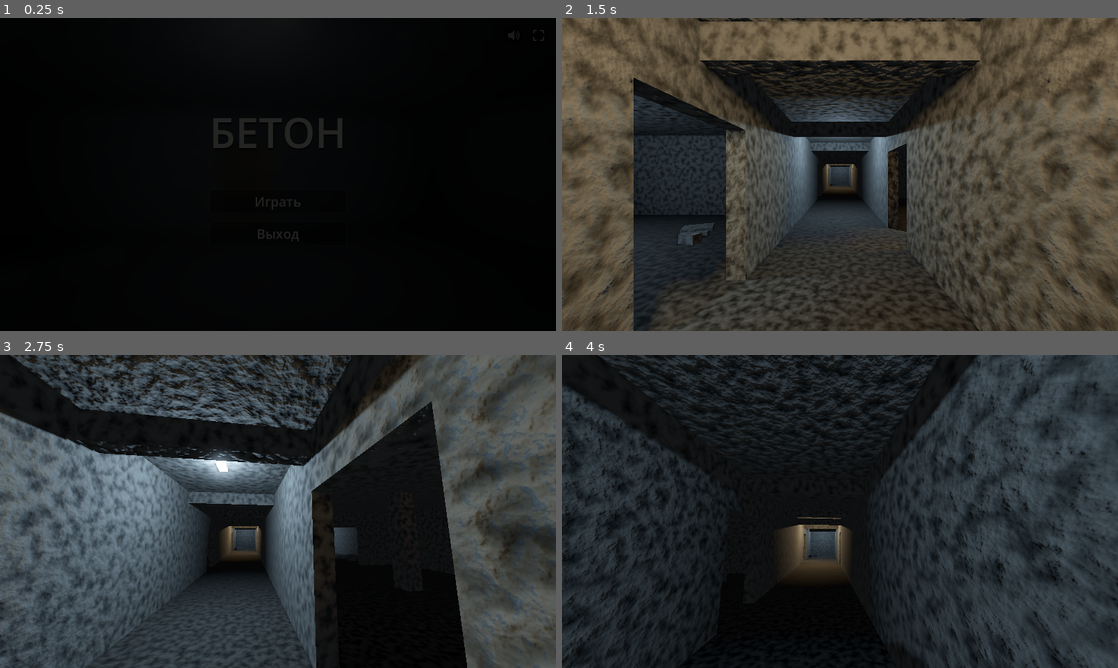
Above: before the commit, frames 1-4 (two rows, left to right).
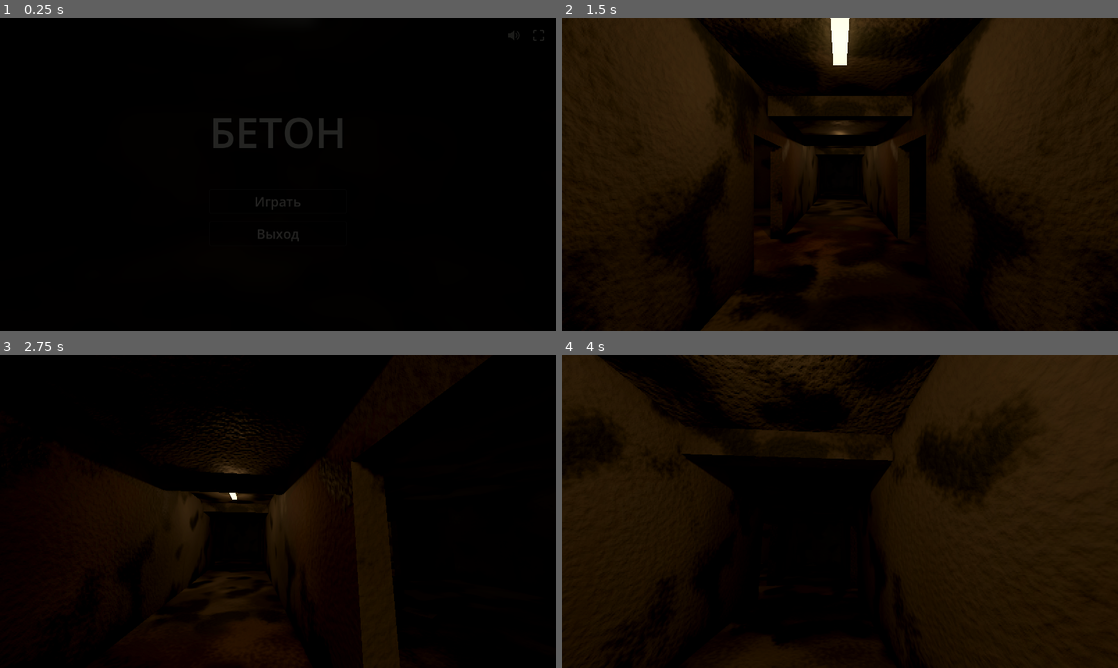
Above: after the commit, the same moments.

Repository: volinadtim/german-games
Game: Godot game, scene res://main.tscn
Two runs of this game, one before a commit and one after it. Both use one fixed random seed, a clock stepped at 60 frames per second and the inputs below.
Inputs (mouse positions are in pixels of both pictures, inside the frame that each line leads up to):
- Up to frame 1 (0.25 s): no input
- Up to frame 2 (1.5 s): click "Играть" at 0.5 s; click "Играть" at 1.25 s
- Up to frame 3 (2.75 s): move the mouse to (305, 511) at 2.02 s; hold W (move_forward) from 2.03 s (still down); hold Shift (sprint) from 2.03 s (still down)
- Up to frame 4 (4 s): keep holding W (move_forward); move the mouse to (812, 511) at 2.77 s; release Shift (sprint) at 2.78 s; tap Shift (sprint) at 2.85 s; move the mouse to (851, 505) at 3.52 s; hold Shift (sprint) from 3.53 s (still down)

The runs differ from the first frame. In frame 2, 92% of the frame differs, in the area x 0-100%, y 0-100%; in frame 3, 72%; in frame 4, 70%.

Commit message:
concrete-halls: тёплый свет, короче коридор, 4 комнаты, шейдер бетона (плесень, пыль, AO), шаги, тише фон
Co-Authored-By: Claude Opus 5.5 <noreply@anthropic.com>

Diff:
--- a/godot/concrete-halls/ambience.gd
+++ b/godot/concrete-halls/ambience.gd
@@ -14,7 +14,7 @@
 	gen.mix_rate = RATE
 	gen.buffer_length = 0.3
 	stream = gen
-	volume_db = -6.0
+	volume_db = -18.0
 	play()
 	playback = get_stream_playback()
 
--- /dev/null
+++ b/godot/concrete-halls/concrete.gdshader
@@ -0,0 +1,79 @@
+shader_type spatial;
+// Старый бетон: мягкие широкие пятна, потёки, плесень у пола и в углах, пыль на горизонтальных поверхностях,
+// затемнение у пола и потолка (как ambient occlusion на стыках). Проекция трипланарная в мировых координатах.
+
+uniform sampler2D noise_big : filter_linear_mipmap, repeat_enable;
+uniform sampler2D noise_fine : filter_linear_mipmap, repeat_enable;
+uniform vec3 base_color : source_color = vec3(0.27, 0.265, 0.25);
+uniform vec3 mold_color : source_color = vec3(0.06, 0.075, 0.045);
+uniform vec3 dust_color : source_color = vec3(0.36, 0.34, 0.31);
+uniform float ceiling_h = 3.2;
+uniform float bump = 0.015;
+
+varying vec3 wpos;
+varying vec3 wnrm;
+
+void vertex() {
+	wpos = (MODEL_MATRIX * vec4(VERTEX, 1.0)).xyz;
+	wnrm = normalize((MODEL_MATRIX * vec4(NORMAL, 0.0)).xyz);
+}
+
+float tri(sampler2D t, vec3 p, vec3 n, float s) {
+	vec3 w = pow(abs(n), vec3(4.0));
+	w /= (w.x + w.y + w.z);
+	return texture(t, p.zy * s).r * w.x + texture(t, p.xz * s).r * w.y + texture(t, p.xy * s).r * w.z;
+}
+
+void fragment() {
+	float up = clamp(wnrm.y, 0.0, 1.0);
+	float wall = 1.0 - abs(wnrm.y);
+	float h = wpos.y;
+
+	float big = tri(noise_big, wpos, wnrm, 0.05);
+	float mid = tri(noise_big, wpos + vec3(17.0, 3.0, 29.0), wnrm, 0.13);
+	float fine = tri(noise_fine, wpos, wnrm, 0.5);
+
+	// базовый тон — низкий контраст
+	vec3 col = base_color * (0.9 + 0.22 * (big - 0.5) + 0.12 * (mid - 0.5) + 0.06 * (fine - 0.5));
+
+	// широкие смазанные пятна
+	float stain = smoothstep(0.5, 0.85, tri(noise_big, wpos * 0.6 + vec3(41.0), wnrm, 0.04));
+	col *= 1.0 - 0.22 * stain;
+
+	// потёки на стенах сверху вниз: растягиваем шум по вертикали
+	float streak = texture(noise_big, vec2((wpos.x + wpos.z) * 0.35, wpos.y * 0.03)).r;
+	col *= 1.0 - 0.12 * smoothstep(0.55, 0.8, streak) * wall;
+
+	// плесень: у пола, у потолка и пятнами
+	float near_floor = 1.0 - smoothstep(0.0, 1.1, h);
+	float near_ceil = smoothstep(ceiling_h - 0.7, ceiling_h, h);
+	float mold_n = tri(noise_big, wpos + vec3(5.0, 0.0, 9.0), wnrm, 0.18);
+	float mold = smoothstep(0.55, 0.9, mold_n + near_floor * 0.25 * (wall + 0.3) + near_ceil * 0.15 + (fine - 0.5) * 0.25);
+	col = mix(col, mold_color, mold * 0.7);
+
+	// пыль на полу и верхних гранях
+	float dust_n = tri(noise_big, wpos + vec3(31.0, 0.0, 7.0), wnrm, 0.12);
+	float dust = smoothstep(0.35, 0.75, dust_n + (fine - 0.5) * 0.3) * up;
+	col = mix(col, dust_color, dust * 0.45 * (1.0 - mold));
+
+	// затемнение у стыков пол/потолок
+	float ao = 1.0 - 0.45 * (1.0 - smoothstep(0.0, 0.5, h)) * wall - 0.35 * smoothstep(ceiling_h - 0.45, ceiling_h, h) * wall;
+
+	ALBEDO = col;
+	AO = ao;
+	AO_LIGHT_AFFECT = 0.6;
+	ROUGHNESS = mix(0.93, 0.98, dust) - mold * 0.25;
+	SPECULAR = 0.3;
+
+	// рельеф из мелкого шума (bump без тангенсов)
+	float hgt = fine + mid * 0.5;
+	vec3 dpdx = dFdx(VERTEX);
+	vec3 dpdy = dFdy(VERTEX);
+	float dhx = dFdx(hgt);
+	float dhy = dFdy(hgt);
+	vec3 r1 = cross(dpdy, NORMAL);
+	vec3 r2 = cross(NORMAL, dpdx);
+	float det = dot(dpdx, r1);
+	vec3 grad = sign(det) * (dhx * r1 + dhy * r2);
+	NORMAL = normalize(abs(det) * NORMAL - bump * grad);
+}
--- a/godot/concrete-halls/flicker_light.gd
+++ b/godot/concrete-halls/flicker_light.gd
@@ -1,38 +1,43 @@
 extends OmniLight3D
-## Лампа: ровный свет с лёгким дрожанием или мерцание с короткими провалами.
+## Лампа: ровный тёплый свет; у «больных» ламп — редкие случайные сбои (одно моргание, серия или долгий провал).
 
-var base_energy := 1.5
+var base_energy := 0.8
 var flicker := true
 var lamp_mat: StandardMaterial3D
 
 var _t := 0.0
-var _off := 0.0
-var _next := 0.0
+var _off := 0.0        # сколько ещё лампа «провалена»
+var _blinks := 0       # сколько морганий осталось в текущей серии
+var _next := 0.0       # до следующего события
+var _dim := 0.0        # глубина текущего провала
 var _rng := RandomNumberGenerator.new()
 
 
 func _ready() -> void:
 	_rng.randomize()
 	_t = _rng.randf_range(0.0, 100.0)
-	_next = _rng.randf_range(0.5, 4.0)
+	_next = _rng.randf_range(3.0, 15.0)
 
 
 func _process(delta: float) -> void:
 	_t += delta
-	var k := 1.0
+	var k := 0.985 + 0.015 * sin(_t * 47.0) * sin(_t * 3.1)
 	if flicker:
 		if _off > 0.0:
 			_off -= delta
-			k = _rng.randf_range(0.0, 0.2)
+			k *= _dim
 		else:
 			_next -= delta
 			if _next <= 0.0:
-				_off = _rng.randf_range(0.04, 0.4)
-				# иногда серия быстрых морганий, иногда долгая пауза
-				_next = _rng.randf_range(0.05, 0.3) if _rng.randf() < 0.5 else _rng.randf_range(1.5, 6.0)
-			k = 0.88 + 0.12 * sin(_t * 23.0) * sin(_t * 7.3)
-	else:
-		k = 0.97 + 0.03 * sin(_t * 50.0)
+				if _blinks <= 0:
+					_blinks = [1, 1, 2, 3, 5][_rng.randi_range(0, 4)]
+				_blinks -= 1
+				_dim = _rng.randf_range(0.0, 0.45)
+				_off = _rng.randf_range(0.04, 0.18) if _rng.randf() < 0.85 else _rng.randf_range(0.6, 1.8)
+				if _blinks > 0:
+					_next = _rng.randf_range(0.05, 0.25)
+				else:
+					_next = _rng.randf_range(4.0, 25.0)
 	light_energy = base_energy * k
 	if lamp_mat:
-		lamp_mat.emission_energy_multiplier = 3.0 * k
+		lamp_mat.emission_energy_multiplier = 1.5 * k
--- a/godot/concrete-halls/level.gd
+++ b/godot/concrete-halls/level.gd
@@ -1,29 +1,33 @@
 extends Node3D
-## Заброшенное бетонное помещение: общий коридор вдоль X, комнаты по обе стороны.
-##   север (z < 0): три комнаты с центрами x = -12, 0, 12
-##   юг    (z > 0): две комнаты с центрами x = -9, 9, между ними дверь
+## Заброшенное бетонное помещение: короткий общий коридор вдоль X, по две комнаты с каждой стороны.
+##   север (z < 0): комнаты с центрами x = -6, 6
+##   юг    (z > 0): комнаты с центрами x = -6, 6, между ними дверь
 
 const FlickerLight := preload("res://flicker_light.gd")
+const ConcreteShader := preload("res://concrete.gdshader")
 
 const H := 3.2        # высота потолка
 const T := 0.3        # толщина стен
 const CW := 1.6       # половина ширины коридора
-const X0 := -18.0
-const X1 := 18.0
-const ZN := -10.0
-const ZS := 10.0
+const X0 := -12.0
+const X1 := 12.0
+const ZN := -9.0
+const ZS := 9.0
 const DOOR_W := 1.7
 const DOOR_H := 2.3
+const WARM := Color(1.0, 0.78, 0.52)
 
-var wall_mat: StandardMaterial3D
-var floor_mat: StandardMaterial3D
+var wall_mat: ShaderMaterial
+var floor_mat: ShaderMaterial
 var rng := RandomNumberGenerator.new()
 
 
 func _ready() -> void:
 	rng.seed = 7
-	wall_mat = _make_concrete(Color(0.56, 0.56, 0.54), 11, 0.35)
-	floor_mat = _make_concrete(Color(0.40, 0.39, 0.37), 23, 0.5)
+	var big := _noise_tex(11, 0.006, 3)
+	var fine := _noise_tex(23, 0.04, 4)
+	wall_mat = _concrete(big, fine, Color(0.27, 0.265, 0.25))
+	floor_mat = _concrete(big, fine, Color(0.22, 0.21, 0.2))
 	_build()
 
 
@@ -40,13 +44,12 @@
 	_wall_z(X1, ZN, ZS, [])
 
 	# стены коридора с проёмами
-	_wall_x(-CW, X0, X1, [-12.0, 0.0, 12.0])
-	_wall_x(CW, X0, X1, [-9.0, 9.0])
+	_wall_x(-CW, X0, X1, [-6.0, 6.0])
+	_wall_x(CW, X0, X1, [-6.0, 6.0])
 
 	# перегородки между комнатами
-	_wall_z(-6.0, ZN, -CW, [])
-	_wall_z(6.0, ZN, -CW, [])
-	_wall_z(0.0, CW, ZS, [6.5])
+	_wall_z(0.0, ZN, -CW, [])
+	_wall_z(0.0, CW, ZS, [5.5])
 
 	# балки под потолком коридора
 	var x := X0 + 2.0
@@ -55,19 +58,18 @@
 		x += 4.0
 
 	# колонны в южных комнатах
-	for px in [-13.0, -5.0, 5.0, 13.0]:
-		_box(Vector3(px, H / 2, 5.8), Vector3(0.55, H, 0.55), wall_mat)
+	for px in [-8.5, 8.5]:
+		_box(Vector3(px, H / 2, 5.5), Vector3(0.55, H, 0.55), wall_mat)
 
 	_debris()
 	_lights()
 
 
 func _debris() -> void:
-	# обломки и старые бетонные блоки
 	var spots := [
-		Vector3(-15, 0, -8), Vector3(-9, 0, -3.5), Vector3(-2.5, 0, -8.5), Vector3(3, 0, -4),
-		Vector3(15, 0, -7), Vector3(10, 0, -3), Vector3(-15, 0, 8.5), Vector3(-3, 0, 3.5),
-		Vector3(3, 0, 8.5), Vector3(15.5, 0, 4), Vector3(-17, 0, 1), Vector3(16.8, 0, -0.8),
+		Vector3(-10, 0, -7.5), Vector3(-3, 0, -4), Vector3(2.5, 0, -7.8), Vector3(10, 0, -3.5),
+		Vector3(-10.5, 0, 8), Vector3(-2.5, 0, 3.5), Vector3(3, 0, 8), Vector3(10.8, 0, 3.5),
+		Vector3(11.2, 0, -0.8),
 	]
 	for s in spots:
 		var n := rng.randi_range(1, 4)
@@ -76,35 +78,28 @@
 			var p: Vector3 = s + Vector3(rng.randf_range(-0.8, 0.8), sz.y / 2, rng.randf_range(-0.8, 0.8))
 			var b := _box(p, sz, wall_mat)
 			b.rotation.y = rng.randf_range(0, TAU)
-	# пара упавших плит у стен
-	var slab := _box(Vector3(-0.5, 0.6, -9.3), Vector3(2.4, 0.2, 1.4), wall_mat)
+	var slab := _box(Vector3(-5.5, 0.6, -8.3), Vector3(2.4, 0.2, 1.4), wall_mat)
 	slab.rotation.x = 1.1
-	var slab2 := _box(Vector3(11, 0.5, 9.2), Vector3(2.0, 0.2, 1.2), wall_mat)
+	var slab2 := _box(Vector3(7.5, 0.5, 8.2), Vector3(2.0, 0.2, 1.2), wall_mat)
 	slab2.rotation.x = -1.0
 
 
 func _lights() -> void:
-	var warm := Color(1.0, 0.85, 0.65)
-	var cold := Color(0.75, 0.88, 1.0)
-	# коридор: редкие лампы, часть мерцает, одна мёртвая
-	_lamp(Vector3(-15, H, 0), warm, 1.6, true)
-	_lamp(Vector3(-7, H, 0), cold, 1.2, false)
-	_lamp(Vector3(1, H, 0), warm, 0.0, false)  # не горит
-	_lamp(Vector3(9, H, 0), warm, 1.6, true)
-	_lamp(Vector3(16, H, 0), cold, 1.0, true)
-	# комнаты: не во всех есть свет
-	_lamp(Vector3(-12, H, -6), cold, 1.8, true)
-	_lamp(Vector3(12, H, -6), warm, 1.5, false)
-	_lamp(Vector3(-9, H, 6), warm, 1.4, true)
-	_lamp(Vector3(9, H, 6.5), cold, 1.7, true)
+	# только тёплый свет, неяркий; часть мерцает, одна лампа мёртвая, одна комната без света
+	_lamp(Vector3(-8, H, 0), 0.75, true)
+	_lamp(Vector3(0, H, 0), 0.7, false)
+	_lamp(Vector3(8, H, 0), 0.0, false)
+	_lamp(Vector3(-6, H, -5.5), 0.8, true)
+	_lamp(Vector3(6, H, -5.5), 0.65, false)
+	_lamp(Vector3(6, H, 5.5), 0.8, true)
 
 
-func _lamp(pos: Vector3, color: Color, energy: float, flicker: bool) -> void:
+func _lamp(pos: Vector3, energy: float, flicker: bool) -> void:
 	var mat := StandardMaterial3D.new()
-	mat.albedo_color = Color(0.15, 0.15, 0.15)
+	mat.albedo_color = Color(0.12, 0.12, 0.12)
 	mat.emission_enabled = energy > 0.0
-	mat.emission = color
-	mat.emission_energy_multiplier = 3.0
+	mat.emission = WARM
+	mat.emission_energy_multiplier = 1.5
 	var mi := MeshInstance3D.new()
 	var bm := BoxMesh.new()
 	bm.size = Vector3(1.0, 0.08, 0.18)
@@ -116,12 +111,12 @@
 	if energy <= 0.0:
 		return
 	var l: OmniLight3D = FlickerLight.new()
-	l.light_color = color
+	l.light_color = WARM
 	l.base_energy = energy
 	l.flicker = flicker
 	l.lamp_mat = mat
-	l.omni_range = 8.0
-	l.omni_attenuation = 1.4
+	l.omni_range = 8.5
+	l.omni_attenuation = 1.0
 	l.shadow_enabled = true
 	l.position = pos - Vector3(0, 0.3, 0)
 	add_child(l)
@@ -169,40 +164,27 @@
 	return root
 
 
-func _make_concrete(tint: Color, seed_: int, scale: float) -> StandardMaterial3D:
+func _noise_tex(seed_: int, freq: float, octaves: int) -> NoiseTexture2D:
 	var noise := FastNoiseLite.new()
 	noise.seed = seed_
 	noise.noise_type = FastNoiseLite.TYPE_SIMPLEX_SMOOTH
-	noise.frequency = 0.025
-	noise.fractal_octaves = 6
-	noise.fractal_gain = 0.55
+	noise.frequency = freq
+	noise.fractal_octaves = octaves
+	noise.fractal_gain = 0.5
+	var t := NoiseTexture2D.new()
+	t.width = 512
+	t.height = 512
+	t.seamless = true
+	t.generate_mipmaps = true
+	t.noise = noise
+	return t
 
-	var ramp := Gradient.new()
-	ramp.set_color(0, tint.darkened(0.45))
-	ramp.set_color(1, tint.lightened(0.12))
-	ramp.add_point(0.55, tint)
 
-	var alb := NoiseTexture2D.new()
-	alb.width = 512
-	alb.height = 512
-	alb.seamless = true
-	alb.noise = noise
-	alb.color_ramp = ramp
-
-	var nrm := NoiseTexture2D.new()
-	nrm.width = 512
-	nrm.height = 512
-	nrm.seamless = true
-	nrm.noise = noise
-	nrm.as_normal_map = true
-	nrm.bump_strength = 6.0
-
-	var m := StandardMaterial3D.new()
-	m.albedo_texture = alb
-	m.normal_enabled = true
-	m.normal_texture = nrm
-	m.roughness = 0.95
-	m.uv1_triplanar = true
-	m.uv1_world_triplanar = true
-	m.uv1_scale = Vector3(scale, scale, scale)
+func _concrete(big: Texture2D, fine: Texture2D, base: Color) -> ShaderMaterial:
+	var m := ShaderMaterial.new()
+	m.shader = ConcreteShader
+	m.set_shader_parameter("noise_big", big)
+	m.set_shader_parameter("noise_fine", fine)
+	m.set_shader_parameter("base_color", base)
+	m.set_shader_parameter("ceiling_h", H)
 	return m
--- a/godot/concrete-halls/main.gd
+++ b/godot/concrete-halls/main.gd
@@ -7,15 +7,14 @@
 const Ambience := preload("res://ambience.gd")
 
 const FLY_POINTS := [
-	Vector3(-12.0, 1.8, -8.0),
-	Vector3(-12.5, 1.6, -4.0),
-	Vector3(-12.0, 1.6, -1.2),
-	Vector3(-9.5, 1.5, 0.2),
-	Vector3(-2.0, 1.5, -0.3),
-	Vector3(6.5, 1.6, 0.3),
-	Vector3(9.0, 1.6, 2.2),
-	Vector3(9.5, 1.8, 5.0),
-	Vector3(8.0, 2.0, 8.0),
+	Vector3(-6.0, 1.8, -7.5),
+	Vector3(-6.3, 1.6, -3.5),
+	Vector3(-6.0, 1.6, -1.2),
+	Vector3(-3.5, 1.5, 0.2),
+	Vector3(3.5, 1.5, -0.2),
+	Vector3(6.0, 1.6, 2.0),
+	Vector3(6.3, 1.8, 5.0),
+	Vector3(5.0, 2.0, 7.5),
 ]
 
 var menu_cam: Camera3D
@@ -102,7 +101,7 @@
 func _enter_game() -> void:
 	menu.visible = false
 	player = Player.new()
-	player.position = Vector3(-14.5, 0.05, 0.0)
+	player.position = Vector3(-10.5, 0.05, 0.0)
 	player.rotation.y = -PI / 2.0
 	add_child(player)
 	player.cam.current = true
@@ -128,10 +127,14 @@
 	e.background_mode = Environment.BG_COLOR
 	e.background_color = Color(0.01, 0.01, 0.012)
 	e.ambient_light_source = Environment.AMBIENT_SOURCE_COLOR
-	e.ambient_light_color = Color(0.55, 0.57, 0.6)
-	e.ambient_light_energy = 0.1
+	e.ambient_light_color = Color(0.62, 0.55, 0.46)
+	e.ambient_light_energy = 0.16
 	e.tonemap_mode = Environment.TONE_MAPPER_FILMIC
 	e.ssao_enabled = true
+	e.ssao_radius = 1.4
+	e.ssao_intensity = 3.0
+	e.ssao_power = 2.0
+	e.ssao_light_affect = 0.3
 	e.glow_enabled = true
 	e.glow_intensity = 0.6
 	e.fog_enabled = true
--- a/godot/concrete-halls/player.gd
+++ b/godot/concrete-halls/player.gd
@@ -16,9 +16,19 @@
 var sprint_carry := 0.0   # 1 сразу после бега, плавно падает — от него зависит «занос»
 var phase := 0.0
 var bob := 0.0
+var steps: Array[AudioStreamWAV] = []
+var step_player: AudioStreamPlayer
+var step_idx := 0
+var last_step := -1
 
 
 func _ready() -> void:
+	step_player = AudioStreamPlayer.new()
+	step_player.max_polyphony = 3
+	add_child(step_player)
+	for i in 5:
+		steps.append(_make_step(i))
+
 	var cs := CollisionShape3D.new()
 	var cap := CapsuleShape3D.new()
 	cap.radius = 0.3
@@ -153,5 +163,47 @@
 	bob = lerpf(bob, amt, 1.0 - exp(-8.0 * delta))
 	head.position.y = CAM_Y + sin(phase * 2.0) * 0.03 * bob
 	head.position.x = sin(phase) * 0.015 * bob
+	# шаг — каждый раз, когда нога проходит нижнюю точку (полпериода качания)
+	var s := int(floor(phase / PI))
+	if s != last_step:
+		last_step = s
+		if spd > 0.6 and is_on_floor():
+			step_idx = (step_idx + 1 + randi() % (steps.size() - 1)) % steps.size()
+			step_player.stream = steps[step_idx]
+			step_player.volume_db = (-6.0 if sprinting else -12.0) + randf_range(-1.5, 1.5)
+			step_player.pitch_scale = randf_range(0.9, 1.08) * (1.05 if sprinting else 1.0)
+			step_player.play()
 	var want_fov := FOV + (7.0 if sprinting else 0.0)
 	cam.fov = lerpf(cam.fov, want_fov, 1.0 - exp(-5.0 * delta))
+
+
+## Звук шага по бетону: глухой удар + шорох песка. Генерируется, без файлов.
+func _make_step(variant: int) -> AudioStreamWAV:
+	var rate := 22050
+	var n := int(rate * 0.22)
+	var rng := RandomNumberGenerator.new()
+	rng.seed = 100 + variant
+	var data := PackedByteArray()
+	data.resize(n * 2)
+	var lp := 0.0
+	var lp2 := 0.0
+	var thump_f := rng.randf_range(70.0, 110.0)
+	var grit_delay := rng.randf_range(0.015, 0.04)
+	for i in n:
+		var t := float(i) / rate
+		var w := rng.randf() * 2.0 - 1.0
+		lp += (w - lp) * 0.35
+		lp2 += (lp - lp2) * 0.35
+		var thump := sin(TAU * thump_f * t) * exp(-t * 45.0) * 0.6
+		var scuff := lp2 * exp(-t * 28.0) * 0.9
+		var grit := 0.0
+		if t > grit_delay:
+			grit = (w - lp) * exp(-(t - grit_delay) * 60.0) * 0.12
+		var v := clampf((thump + scuff + grit) * minf(t * 400.0, 1.0), -1.0, 1.0)
+		data.encode_s16(i * 2, int(v * 30000.0))
+	var st := AudioStreamWAV.new()
+	st.format = AudioStreamWAV.FORMAT_16_BITS
+	st.mix_rate = rate
+	st.stereo = false
+	st.data = data
+	return st
Not shown, changed: ANSWER.md
